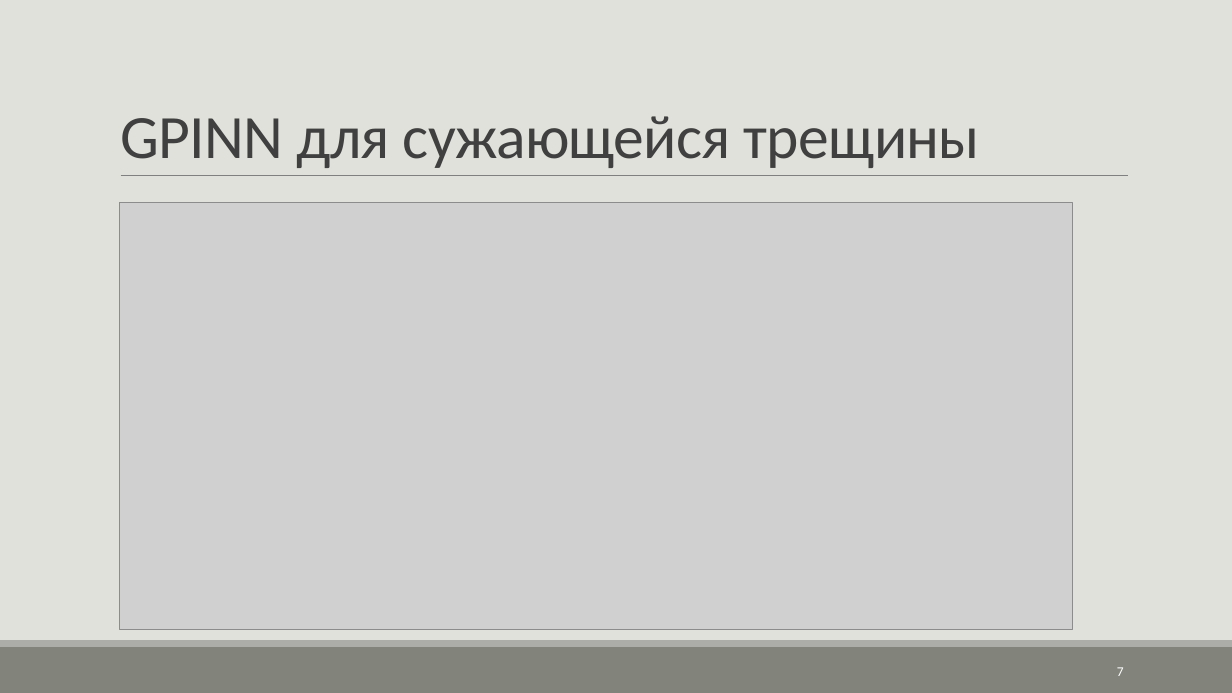
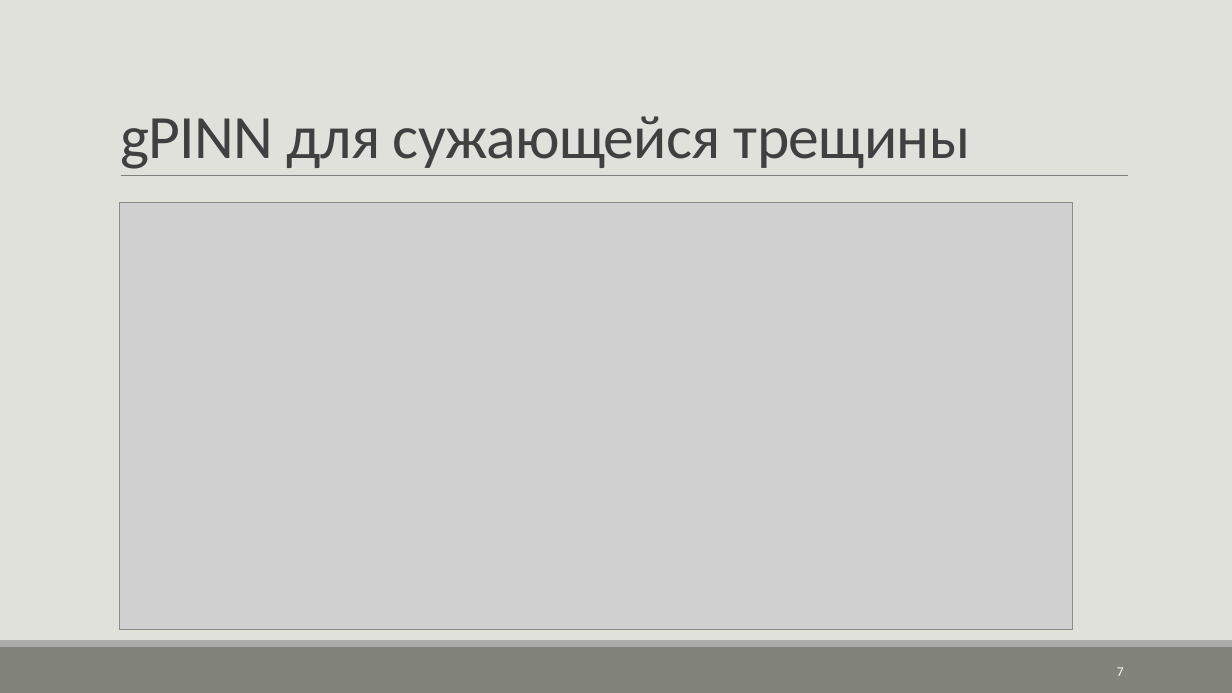
Before and after one commit to Kendorex/Navier_Stoces, a slide deck: slide 7 of Navier-Stokes.pptx. Drawn at 1232x693 pixels with LibreOffice and Linux fonts; fonts in the diff are those of the drawing; grey boxes stand for pictures. Boxes give left, top, right and bottom in pixels: in the first picture for what was removed or moved away, otherwise in the second. Text is boxed around its words. In the diff, an @@ line names an element or a change of style, - is before the commit and + after.

```diff
--- a/Navier-Stokes.pptx
+++ b/Navier-Stokes.pptx
@@ title at bbox=[120, 116, 970, 169]: text changed @@
-GPINN для сужающейся трещины
+gPINN для сужающейся трещины
```
Also in this commit, not shown: 4 other slides changed.
